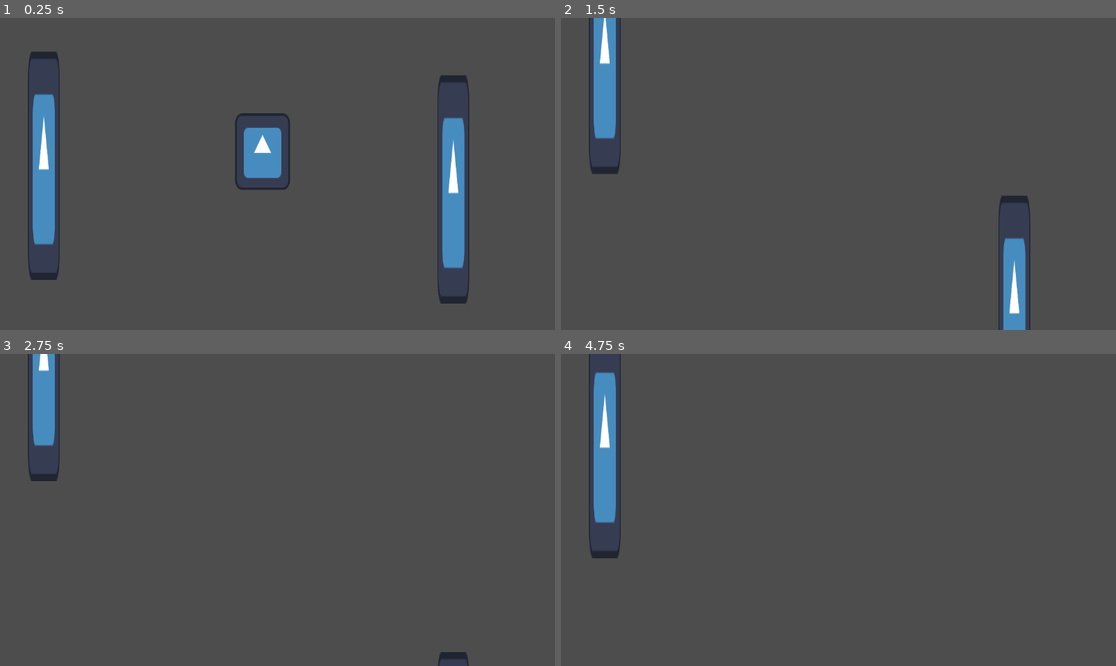
Above: before the commit, frames 1-4 (two rows, left to right).
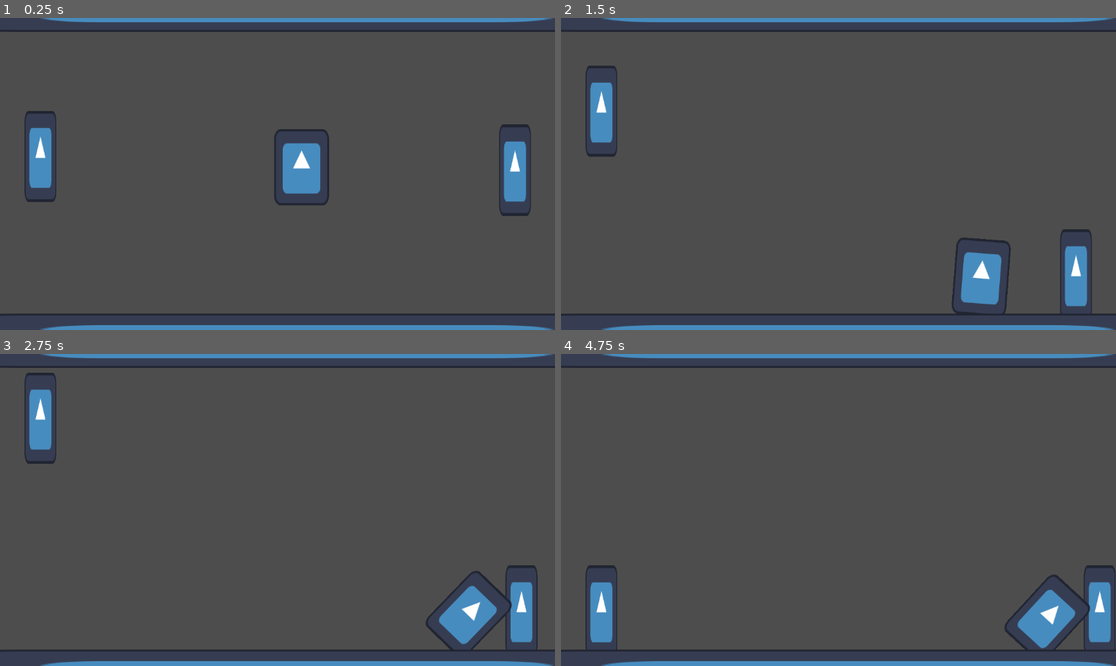
Above: after the commit, the same moments.

Repository: Logan2134/Pong-Godot
Game: Godot game, scene res://PongGame.tscn
The game is run twice, just before and just after one commit, with the same random seed, the same clock (stepped at 60 frames per second) and the same inputs. The engine's default icon, where the game draws it, is replaced by a stand-in: a white triangle on a blue panel in a dark square.
Inputs:
- Up to frame 1 (0.25 s): no input
- Up to frame 2 (1.5 s): hold Up (ui_up) 0.53-1.28 s; hold Down (ui_down) from 1.28 s (still down)
- Up to frame 3 (2.75 s): release Down (ui_down) at 2.03 s; hold Up (ui_up) from 2.03 s (still down)
- Up to frame 4 (4.75 s): release Up (ui_up) at 3.53 s; hold Down (ui_down) from 3.53 s (still down)

The runs differ from the first frame. In frame 1, 13% of the frame differs, in the area x 0-100%, y 0-100%; in frame 2, 9.2%; in frame 3, 7.8%; in frame 4, 9.7%.

Commit message:
Updated ball physics

Diff:
--- a/Ball.gd
+++ b/Ball.gd
@@ -4,9 +4,11 @@
 var initial_direction = Vector2(1, 0).rotated(randf() * PI / 4)  # Random angle
 
 func _ready():
-	apply_impulse(Vector2.ZERO, initial_direction * speed)
+	# Set the initial linear velocity
+	linear_velocity = initial_direction * speed
 
 func _integrate_forces(state):
+	# Reset position if it goes off screen (optional)
 	if global_position.x < 0 or global_position.x > get_viewport().size.x:
 		reset_ball()
 
--- a/PongGame.tscn
+++ b/PongGame.tscn
@@ -10,13 +10,18 @@
 
 [sub_resource type="CircleShape2D" id="CircleShape2D_7lnt8"]
 
+[sub_resource type="RectangleShape2D" id="RectangleShape2D_dvtuv"]
+
 [node name="PongGame" type="Node2D"]
+position = Vector2(31, 13)
 
 [node name="PlayerPaddle" type="CharacterBody2D" parent="."]
+position = Vector2(52, 271)
+scale = Vector2(1, 0.4)
 script = ExtResource("3_ex6te")
 
 [node name="CollisionShape2D" type="CollisionShape2D" parent="PlayerPaddle"]
-position = Vector2(89, 302)
+position = Vector2(-1, 4)
 shape = SubResource("RectangleShape2D_1lf2n")
 
 [node name="Sprite2D" type="Sprite2D" parent="PlayerPaddle/CollisionShape2D"]
@@ -25,11 +30,12 @@
 texture = ExtResource("2_hua4a")
 
 [node name="AIPaddle" type="CharacterBody2D" parent="."]
-position = Vector2(850, -1)
+position = Vector2(1038, 271)
+scale = Vector2(1, 0.4)
 script = ExtResource("5_onali")
 
 [node name="CollisionShape2D" type="CollisionShape2D" parent="AIPaddle"]
-position = Vector2(91, 303)
+position = Vector2(0, 1)
 shape = SubResource("RectangleShape2D_1lf2n")
 
 [node name="Sprite2D" type="Sprite2D" parent="AIPaddle/CollisionShape2D"]
@@ -39,7 +45,8 @@
 
 [node name="Ball" type="RigidBody2D" parent="."]
 position = Vector2(543, 253)
-scale = Vector2(1, 0.8)
+scale = Vector2(0.2, 0.16)
+gravity_scale = 0.0
 script = ExtResource("3_8ruje")
 
 [node name="CollisionShape2D" type="CollisionShape2D" parent="Ball"]
@@ -52,3 +59,25 @@
 position = Vector2(0.163208, 0)
 scale = Vector2(0.144787, -0.141721)
 texture = ExtResource("2_hua4a")
+
+[node name="Wall" type="StaticBody2D" parent="."]
+position = Vector2(585, -48)
+scale = Vector2(12, 1)
+
+[node name="CollisionShape2D" type="CollisionShape2D" parent="Wall"]
+scale = Vector2(6.12, 5.22514)
+shape = SubResource("RectangleShape2D_dvtuv")
+
+[node name="Sprite2D" type="Sprite2D" parent="Wall"]
+texture = ExtResource("2_hua4a")
+
+[node name="Wall2" type="StaticBody2D" parent="."]
+position = Vector2(585, 665)
+scale = Vector2(12, 1)
+
+[node name="CollisionShape2D" type="CollisionShape2D" parent="Wall2"]
+scale = Vector2(6.12, 5.22514)
+shape = SubResource("RectangleShape2D_dvtuv")
+
+[node name="Sprite2D" type="Sprite2D" parent="Wall2"]
+texture = ExtResource("2_hua4a")
Not shown: 1 places in PongGame.tscn that only renumber resources
